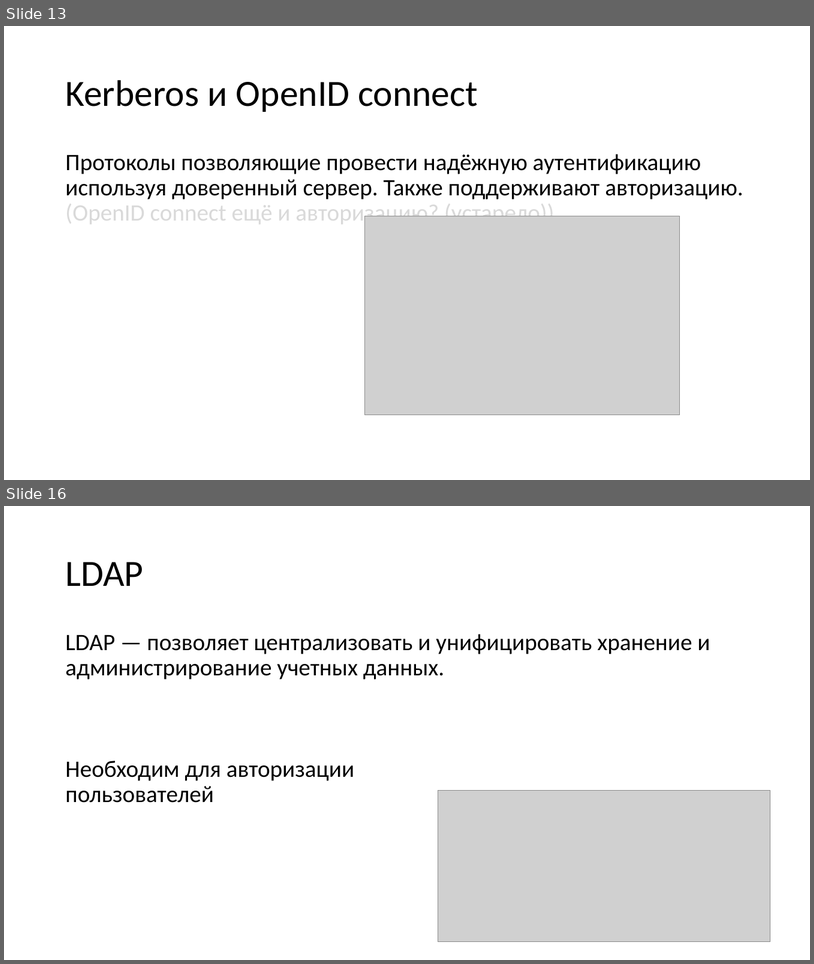
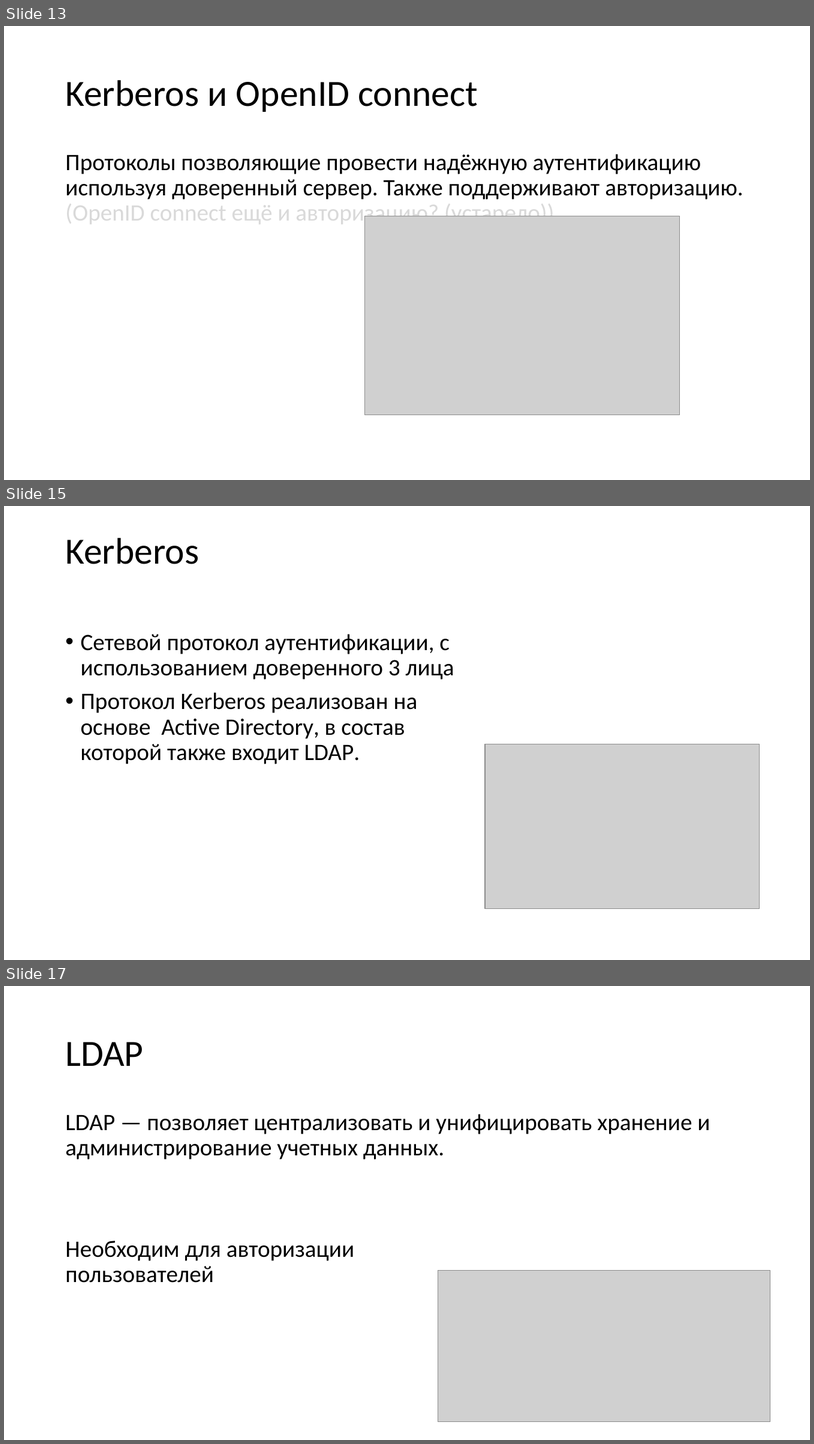
Before and after one commit to KozinOleg97/diplom, a slide deck: Vkr_p2.pptx. Shown one above the other, each under a label of ours: slides 13 and 16 before the commit, slides 13, 15 and 17 after it; the slides between them are not shown. The pictures are 814x964 and 814x1444 pixels, drawn with LibreOffice and Linux fonts; fonts in the diff are those of the drawing; grey boxes stand for pictures. Boxes give left, top, right and bottom in pixels: in the first picture for what was removed or moved away, otherwise in the second. Text is boxed around its words. In the diff, an @@ line names an element or a change of style, - is before the commit and + after.

```diff
--- a/Vkr_p2.pptx
+++ b/Vkr_p2.pptx
@@ slide 15 added at (4, 506, 810, 960), background #FFFFFF @@
@@ title added at (65, 538, 199, 564), 44 pt, text #000000 @@
+Kerberos
@@ text added at (81, 634, 455, 764), 28 pt, text #000000 @@
+• Сетевой протокол аутентификации, с использованием доверенного 3 лица
+• Протокол Kerberos реализован на основе Active Directory, в состав которой также входит LDAP.
@@ picture added at (486, 744, 760, 908) @@
@@ what was slide 16 is now slide 17 @@
```
Also in this commit, not shown: 1 slide changed, 2 other slides added, 2 slides removed, 1 other file.
